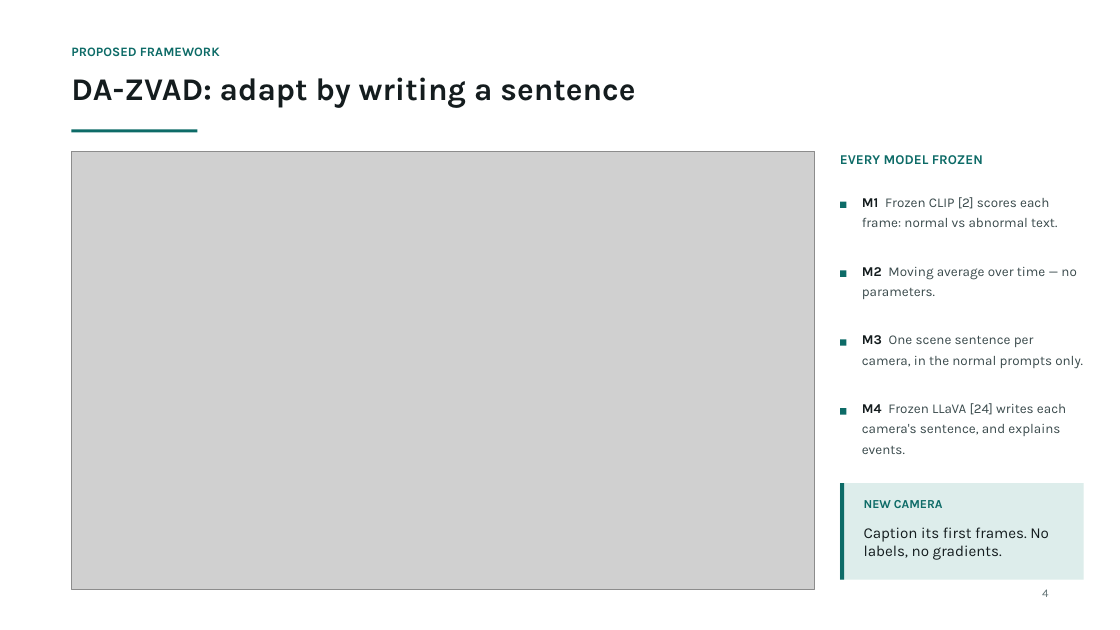
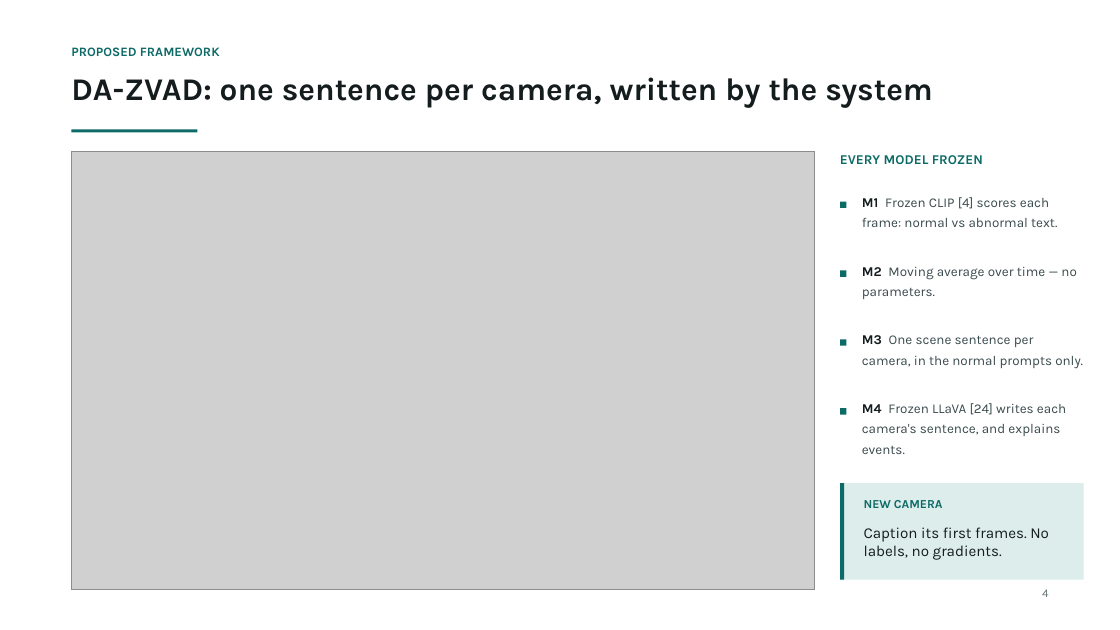
Before and after one commit to prakash-nitc/multimodal-anomaly-detection, a slide deck: slide 5 of docs/06_presentations/DA-ZVAD_Phase3_Review.pptx. Drawn at 1120x630 pixels with LibreOffice and Linux fonts; fonts in the diff are those of the drawing; grey boxes stand for pictures. Boxes give left, top, right and bottom in pixels: in the first picture for what was removed or moved away, otherwise in the second. Text is boxed around its words. In the diff, an @@ line names an element or a change of style, - is before the commit and + after.

```diff
--- a/docs/06_presentations/DA-ZVAD_Phase3_Review.pptx
+++ b/docs/06_presentations/DA-ZVAD_Phase3_Review.pptx
@@ text at (71,77,933,108): text changed @@
-DA-ZVAD: adapt by writing a sentence
+DA-ZVAD: one sentence per camera, written by the system
@@ text at (862,197,1057,227): text changed @@
-M1 Frozen CLIP [2] scores each frame: normal vs abnormal text.
+M1 Frozen CLIP [4] scores each frame: normal vs abnormal text.
```
Also in this commit, not shown: 12 other slides changed, 1 other file.
